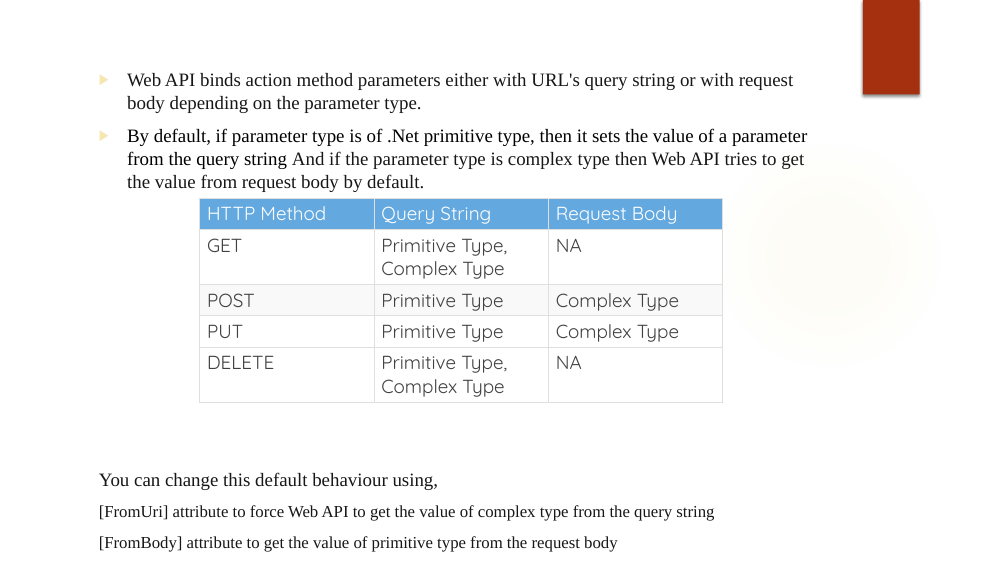
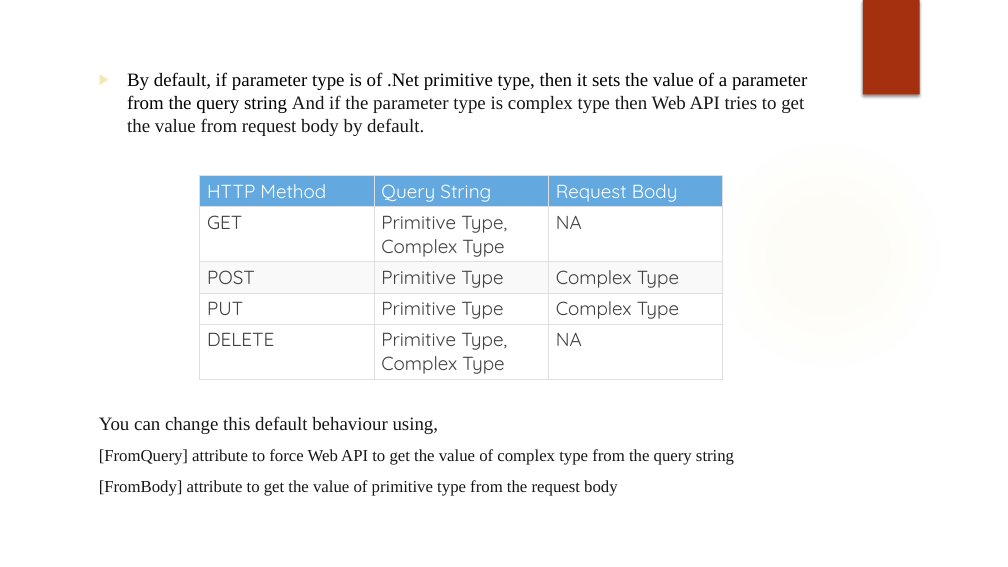
Before and after one commit to rx-training/Training-Jan-2021, a slide deck: slide 13 of Modules/C#/Day14/Disha-Shah/Assignment/Net Core Web API.pptx (slide 12 before the commit). Drawn at 1008x567 pixels with LibreOffice and Linux fonts; fonts in the diff are those of the drawing; background and template pictures are left out. Boxes give left, top, right and bottom in pixels: in the first picture for what was removed or moved away, otherwise in the second. Text is boxed around its words. In the diff, an @@ line names an element or a change of style, - is before the commit and + after.

```diff
--- a/Modules/C#/Day14/Disha-Shah/Assignment/Net Core Web API.pptx
+++ b/Modules/C#/Day14/Disha-Shah/Assignment/Net Core Web API.pptx
@@ text at (x1=127, y1=73, x2=793, y2=113): paragraph removed @@
-▶ Web API binds action method parameters either with URL's query string or with request body depending on the parameter type.
@@ table moved from (x1=200, y1=198, x2=724, y2=401) to (x1=200, y1=175, x2=724, y2=378) @@
@@ text at (x1=99, y1=449, x2=734, y2=465): text changed @@
-[FromUri] attribute to force Web API to get the value of complex type from the query string
+[FromQuery] attribute to force Web API to get the value of complex type from the query string
```
Also in this commit, not shown: 5 other slides changed, 3 slides added, 8 other files.
